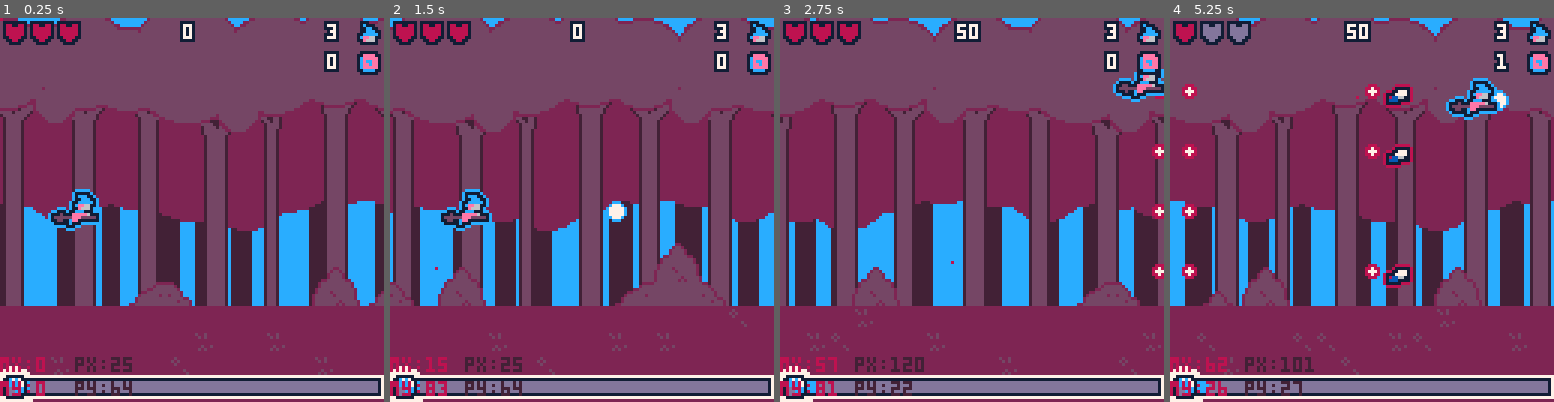
Above: before the commit, frames 1-4 (left to right).
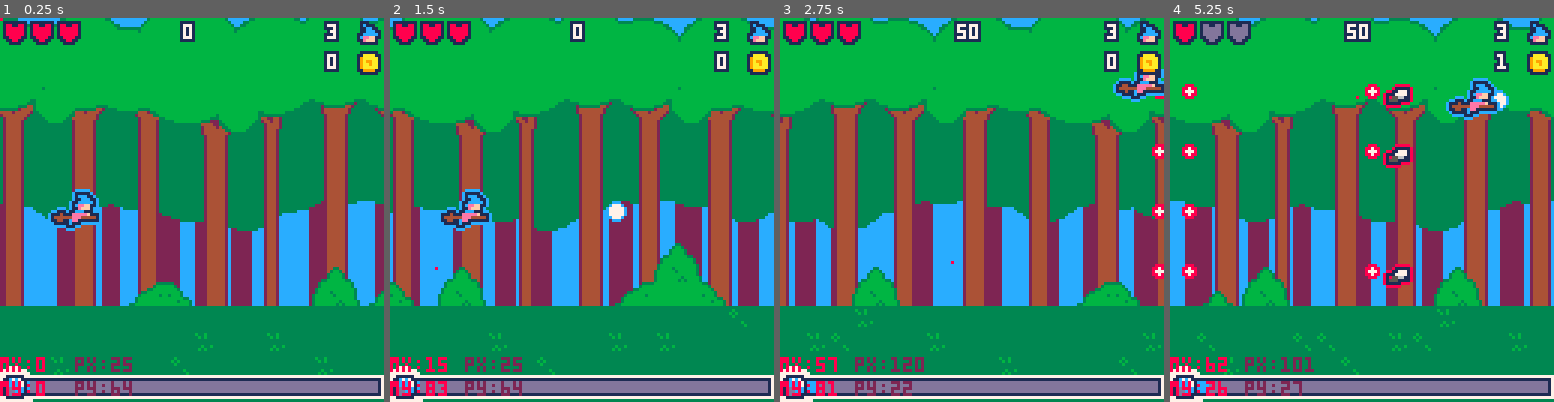
Above: after the commit, the same moments.

Repository: roseblack02/pico8-witch_blaster
Game: PICO-8 cartridge witch_blaster.p8
Same seed, same stepped clock (60 frames per second), same inputs: the game is played once before the commit and once after it.
Inputs (mouse positions are in pixels of both pictures, inside the frame that each line leads up to):
- Up to frame 1 (0.25 s): no input
- Up to frame 2 (1.5 s): tap X (X key) at 0.33, 1.07 s; click (670, 121) at 0.67 s; tap O (Z key) at 0.7 s; click (436, 267) at 1.22 s
- Up to frame 3 (2.75 s): hold Right 1.6-2.1 s; tap O (Z key) at 1.7, 2.1, 2.5 s; click (887, 114) at 1.77 s; tap X (X key) at 1.85 s; hold Up 2.15-2.42 s; click (952, 259) at 2.32 s; hold Right from 2.47 s (still down)
- Up to frame 4 (5.25 s): click (1404, 106) at 2.87 s; tap O (Z key) every 0.4 s from 2.9 to 4.9 s; tap X (X key) at 2.97, 4.08, 5.2 s; release Right at 3.03 s; hold Left 3.08-3.58 s; click (1465, 256) at 3.42 s; hold Down 3.63-3.97 s; click (1231, 102) at 3.97 s; hold Right 4.02-4.68 s; click (1292, 248) at 4.52 s; hold Up 4.73-5.03 s; click (1354, 94) at 5.07 s; hold Left from 5.08 s (still down)

The runs differ from the first frame. In frame 1, 86% of the frame differs, in the area x 0-100%, y 0-100%; in frame 2, 87%; in frame 3, 86%; in frame 4, 87%.

Commit message:
Update witch_blaster.p8

Diff:
--- a/witch_blaster.p8
+++ b/witch_blaster.p8
@@ -4,7 +4,7 @@
 --main tab
 function _init()
 	state="game"
-	game_pal="trans"
+	game_pal="normal"
 	frame=0
 
 	--game
